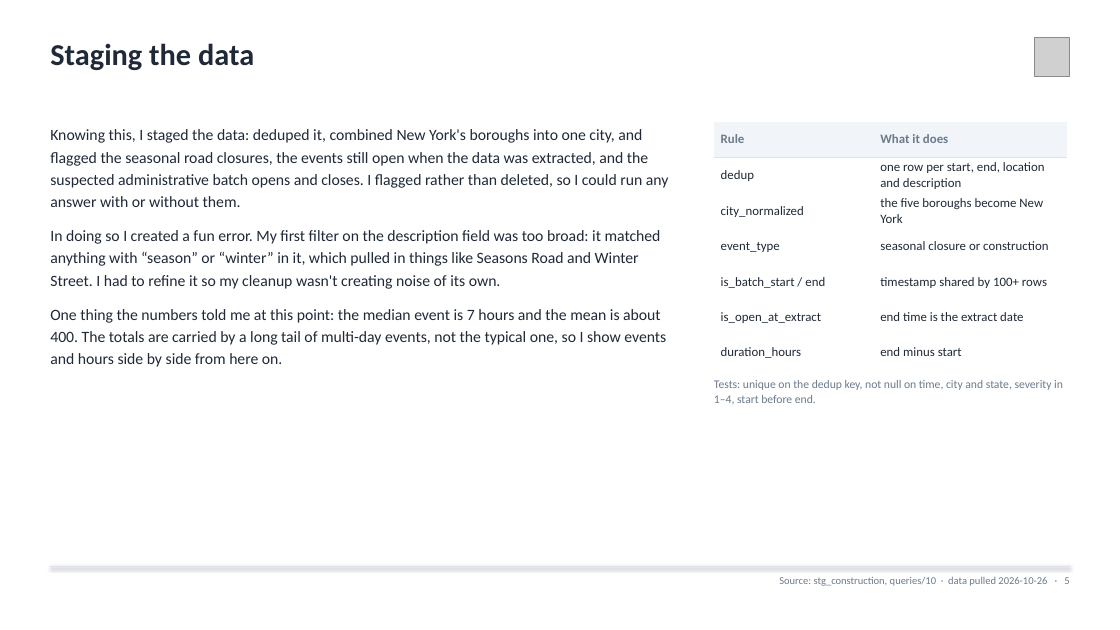
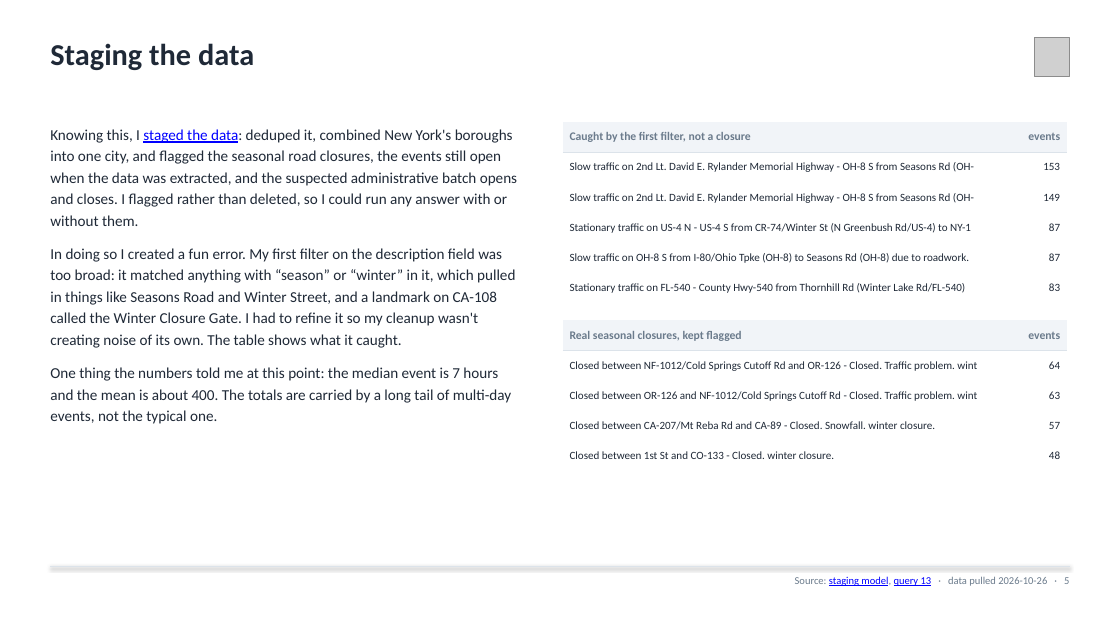
Before and after one commit to agmcdonald24/aurura_case, a slide deck: slide 5 of reports/Aurora_Construction_Take_Home.pptx. Drawn at 1120x630 pixels with LibreOffice and Linux fonts; fonts in the diff are those of the drawing; grey boxes stand for pictures. Boxes give left, top, right and bottom in pixels: in the first picture for what was removed or moved away, otherwise in the second. Text is boxed around its words. In the diff, an @@ line names an element or a change of style, - is before the commit and + after.

```diff
--- a/reports/Aurora_Construction_Take_Home.pptx
+++ b/reports/Aurora_Construction_Take_Home.pptx
@@ text at box(50, 129, 517, 226): size 13.5 to 13 pt in "Knowing this, I staged the data: deduped ..."; text colour #1F2937 to #0000FF, underline on in "staged the data:" @@
@@ table at box(563, 122, 1067, 303) @@
-row 1: Rule | What it does
-row 2: dedup | one row per start, end, location and description
-row 3: city_normalized | the five boroughs become New York
-row 4: event_type | seasonal closure or construction
-row 5: is_batch_start / end | timestamp shared by 100+ rows
-row 6: is_open_at_extract | end time is the extract date
-row 7: duration_hours | end minus start
+row 1: Caught by the first filter, not a closure | events
+row 2: Slow traffic on 2nd Lt. David E. Rylander Memorial Highway - OH-8 S from Seasons Rd (OH- | 153
+row 3: Slow traffic on 2nd Lt. David E. Rylander Memorial Highway - OH-8 S from Seasons Rd (OH- | 149
+row 4: Stationary traffic on US-4 N - US-4 S from CR-74/Winter St (N Greenbush Rd/US-4) to NY-1 | 87
+row 5: Slow traffic on OH-8 S from I-80/Ohio Tpke (OH-8) to Seasons Rd (OH-8) due to roadwork. | 87
+row 6: Stationary traffic on FL-540 - County Hwy-540 from Thornhill Rd (Winter Lake Rd/FL-540) | 83
@@ table: place and size @@
-table at box(714, 122, 1067, 369)
+table at box(563, 122, 1067, 303)
@@ text at box(50, 248, 515, 424): text changed; size 13.5 to 13 pt @@
-In doing so I created a fun error. My first filter on the description field was too broad: it matched anything with “season” or “winter” in it, which pulled in things like Seasons Road and Winter Street. I had to refine it so my cleanup wasn't creating noise of its own.
-One thing the numbers told me at this point: the median event is 7 hours and the mean is about 400. The totals are carried by a long tail of multi-day events, not the typical one, so I show events and hours side by side from here on.
+In doing so I created a fun error. My first filter on the description field was too broad: it matched anything with “season” or “winter” in it, which pulled in things like Seasons Road and Winter Street, and a landmark on CA-108 called the Winter Closure Gate. I had to refine it so my cleanup wasn't creating noise of its own. The table shows what it caught.
+One thing the numbers told me at this point: the median event is 7 hours and the mean is about 400. The totals are carried by a long tail of multi-day events, not the typical one.
@@ table added at box(563, 320, 1067, 471), 5 rows, 2 columns @@
+Real seasonal closures, kept flagged | events
+Closed between NF-1012/Cold Springs Cutoff Rd and OR-126 - Closed. Traffic problem. wint | 64
+Closed between OR-126 and NF-1012/Cold Springs Cutoff Rd - Closed. Traffic problem. wint | 63
+Closed between CA-207/Mt Reba Rd and CA-89 - Closed. Snowfall. winter closure. | 57
+Closed between 1st St and CO-133 - Closed. winter closure. | 48
@@ text removed at box(714, 380, 1063, 404) @@
-Tests: unique on the dedup key, not null on time, city and state, severity in 1–4, start before end.
@@ text at box(795, 576, 1069, 586): text changed @@
-Source: stg_construction, queries/10 · data pulled 2026-10-26 · 5
+Source: staging model, query 13 · data pulled 2026-10-26 · 5
```
Also in this commit, not shown: 13 other slides changed, 5 other files.
